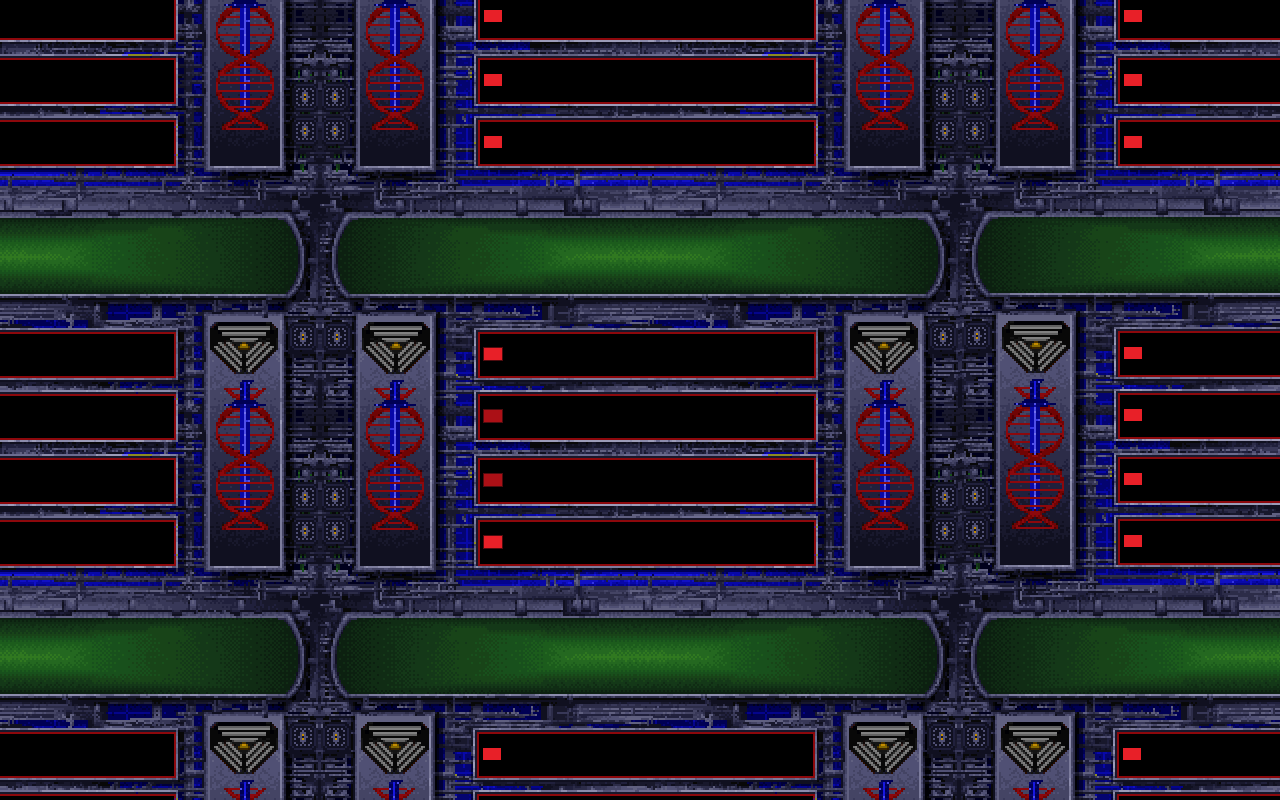
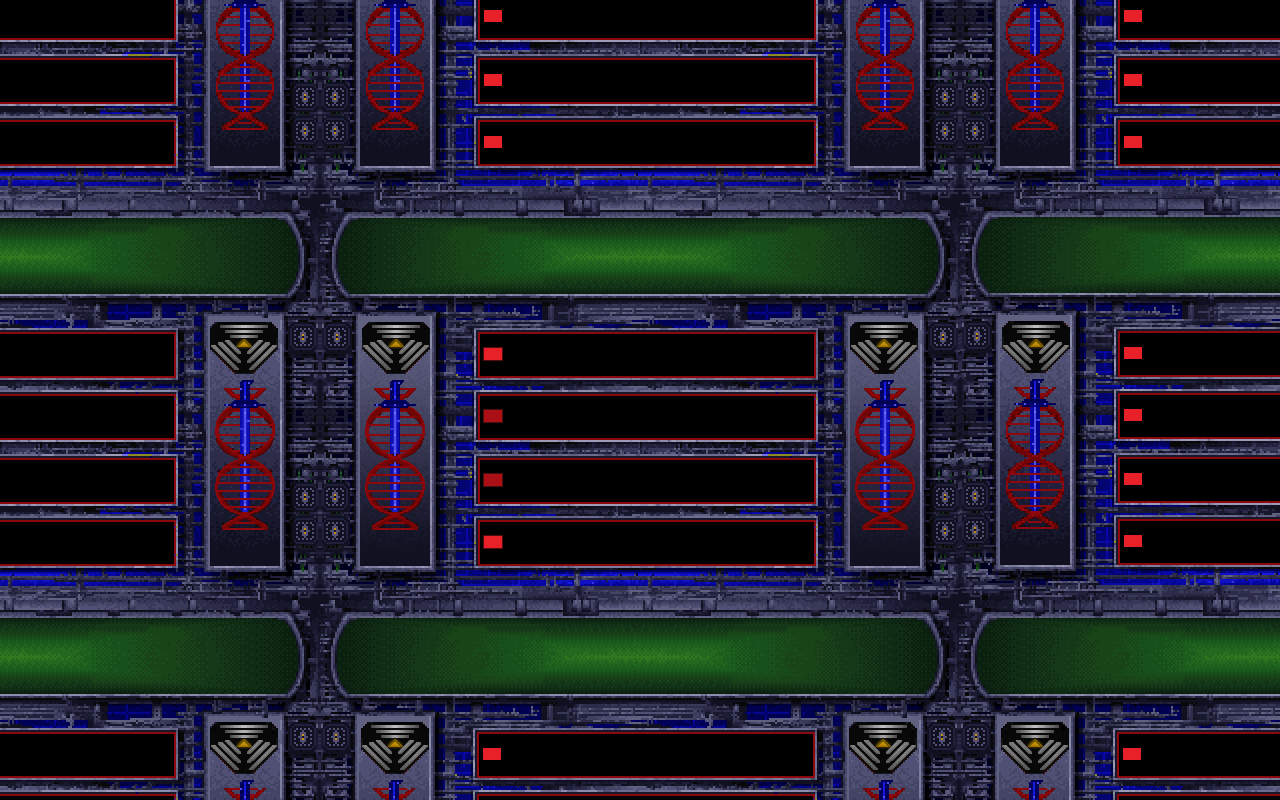
Layered file, before and after one edit (1280x800). Changes by layer:
removed layer "Background" over [211, 322, 1069, 774]
